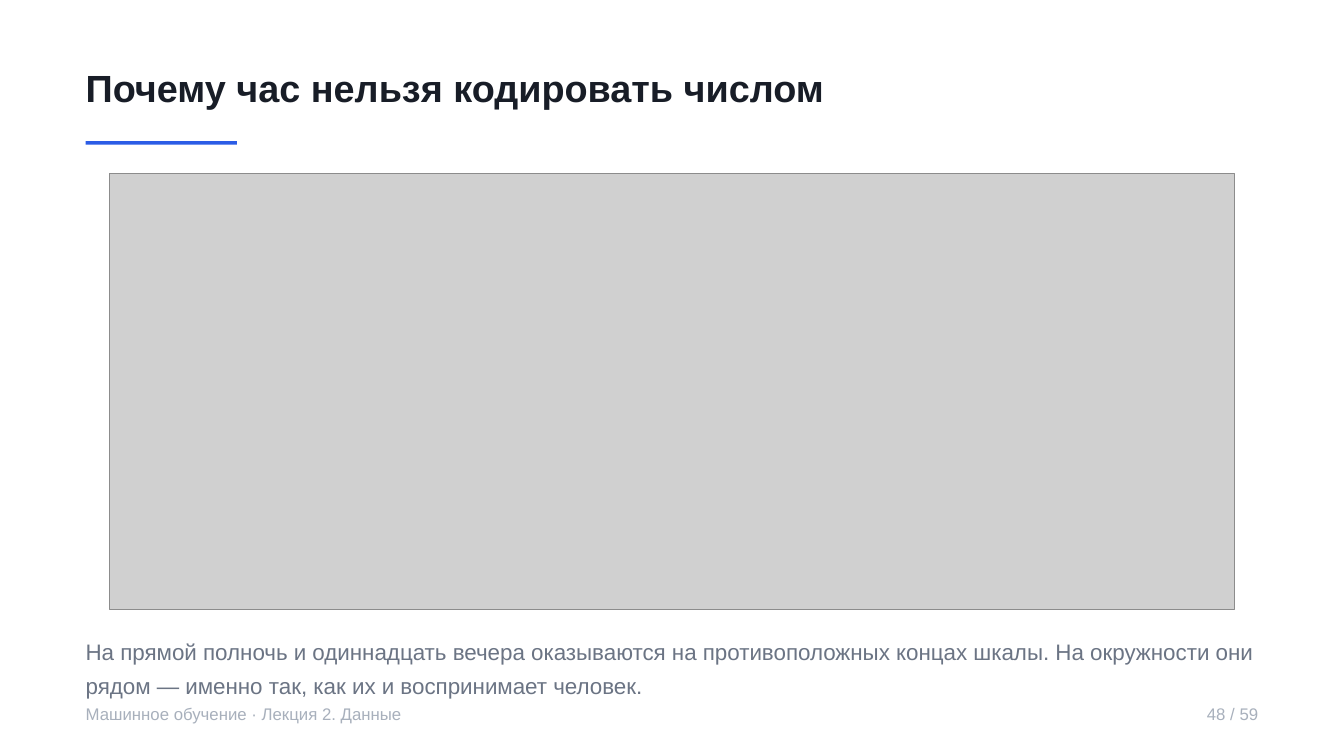
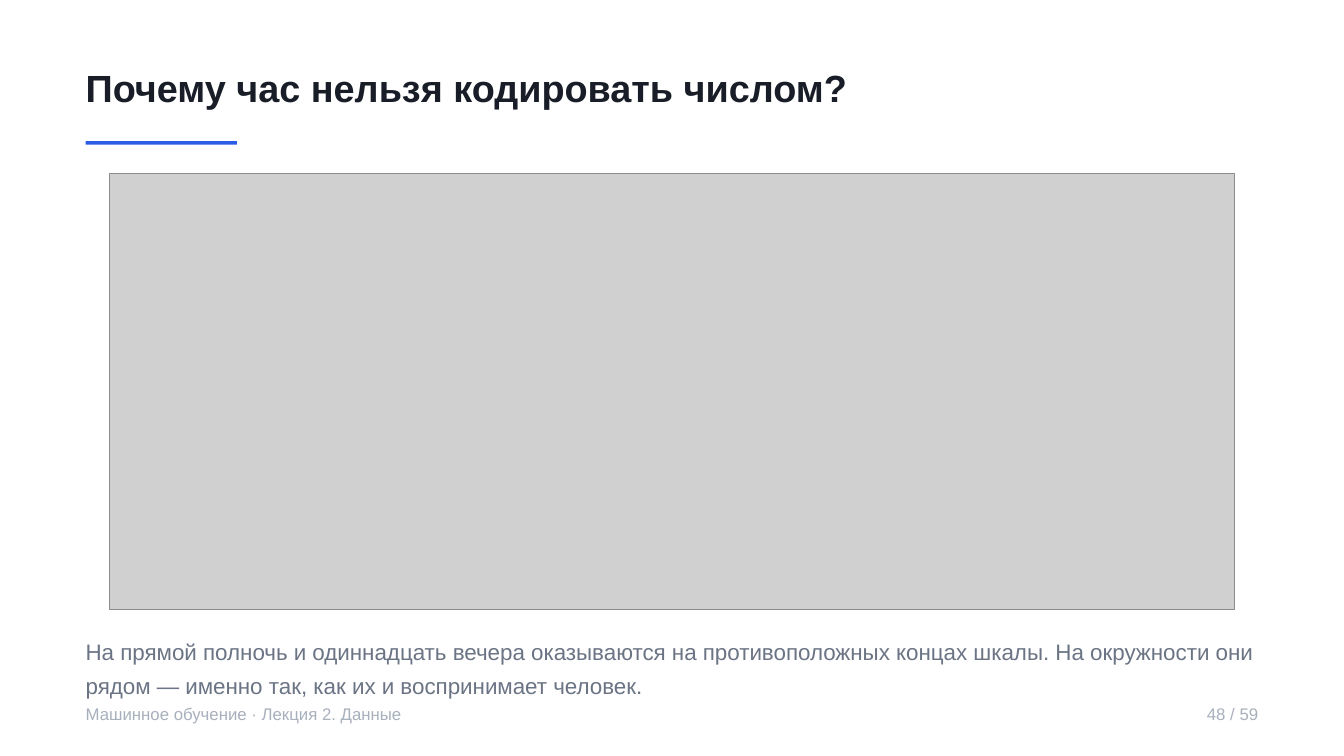
Before and after one commit to rustam-azimov/ml-course-spbu, a slide deck: slide 48 of lectures/lecture02.pptx. Drawn at 1344x756 pixels with LibreOffice and Linux fonts; fonts in the diff are those of the drawing; grey boxes stand for pictures. Boxes give left, top, right and bottom in pixels: in the first picture for what was removed or moved away, otherwise in the second. Text is boxed around its words. In the diff, an @@ line names an element or a change of style, - is before the commit and + after.

```diff
--- a/lectures/lecture02.pptx
+++ b/lectures/lecture02.pptx
@@ text at (86, 75, 847, 109): text changed @@
-Почему час нельзя кодировать числом
+Почему час нельзя кодировать числом?
```
Also in this commit, not shown: 9 other slides changed, 2 other files.
